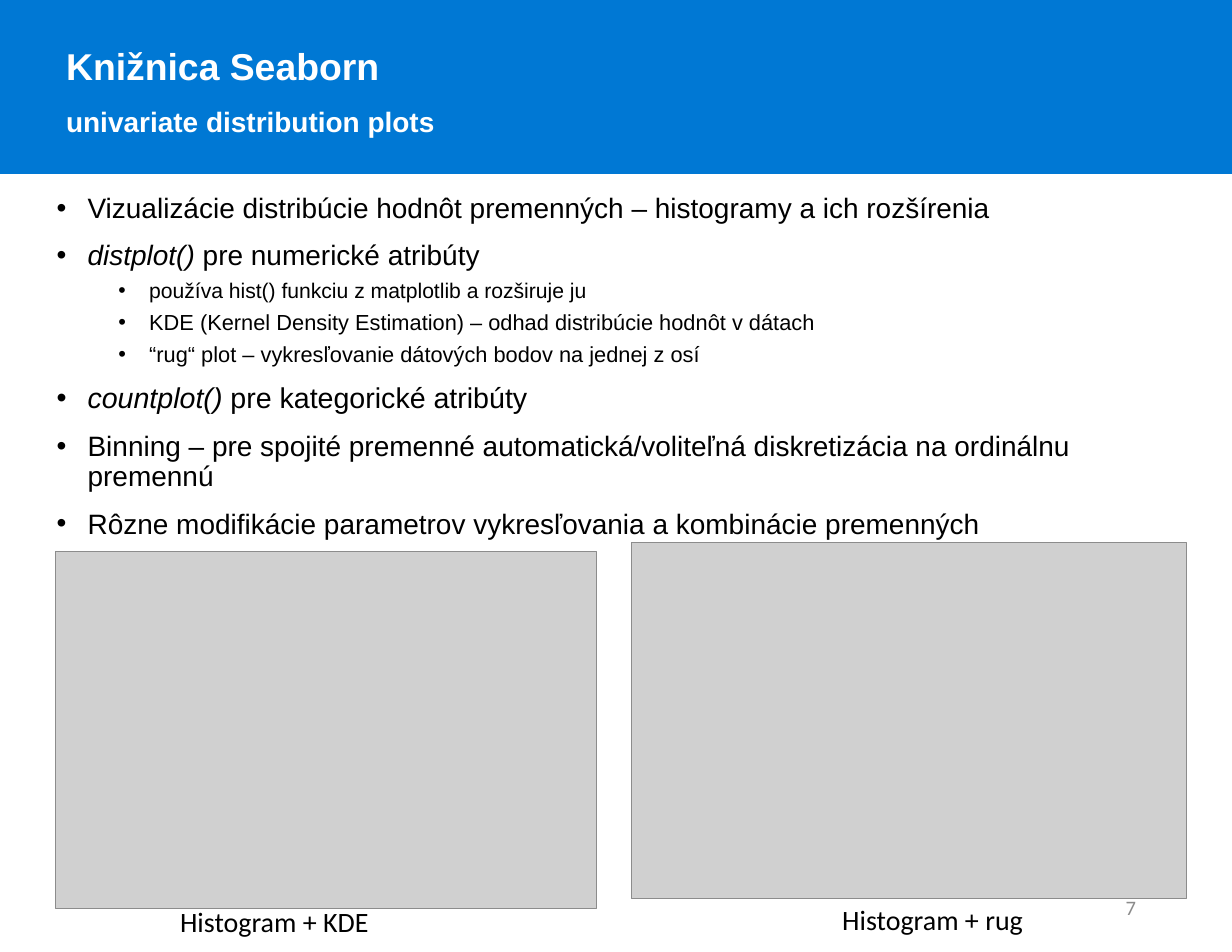
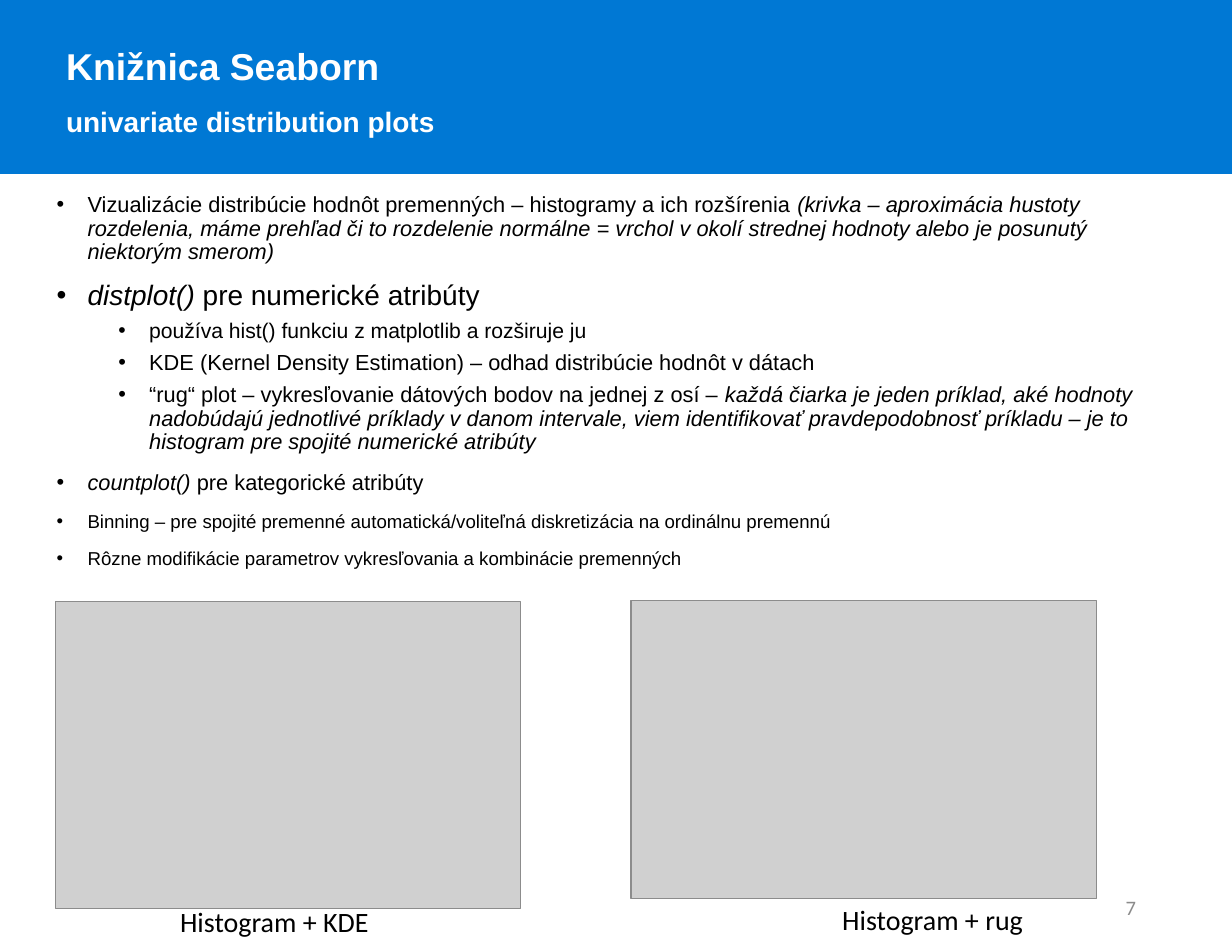
Before and after one commit to MichaellaSVK/WDA, a slide deck: slide 7 of 9/presentation/wda8.pptx. Drawn at 1232x952 pixels with LibreOffice and Linux fonts; fonts in the diff are those of the drawing; grey boxes stand for pictures. Boxes give left, top, right and bottom in pixels: in the first picture for what was removed or moved away, otherwise in the second. Text is boxed around its words. In the diff, an @@ line names an element or a change of style, - is before the commit and + after.

```diff
--- a/9/presentation/wda8.pptx
+++ b/9/presentation/wda8.pptx
@@ text at box(88, 196, 1087, 264): text changed; size 18 to 14 pt; italic on @@
-• Vizualizácie distribúcie hodnôt premenných – histogramy a ich rozšírenia
+• Vizualizácie distribúcie hodnôt premenných – histogramy a ich rozšírenia (krivka – aproximácia hustoty rozdelenia, máme prehľad či to rozdelenie normálne = vrchol v okolí strednej hodnoty alebo je posunutý niektorým smerom)
@@ text at box(149, 386, 1133, 454): text changed; italic on @@
-  • “rug“ plot – vykresľovanie dátových bodov na jednej z osí
+  • “rug“ plot – vykresľovanie dátových bodov na jednej z osí – každá čiarka je jeden príklad, aké hodnoty nadobúdajú jednotlivé príklady v danom intervale, viem identifikovať pravdepodobnosť príkladu – je to histogram pre spojité numerické atribúty
@@ text at box(88, 474, 830, 569): size 18.4 to 14 pt in "countplot() pre kategorické atribúty"; size 18 to 12 pt in "Binning – pre spojité premenné automatická/voliteľná diskret ...", "Rôzne modifikácie parametrov vykresľovania a kombinácie prem ..." @@
@@ picture: place and size @@
-picture at box(55, 551, 597, 908)
+picture at box(55, 601, 520, 908)
@@ picture: place and size @@
-picture at box(631, 542, 1186, 898)
+picture at box(631, 600, 1095, 898)
```
Also in this commit, not shown: 2 other slides changed.
